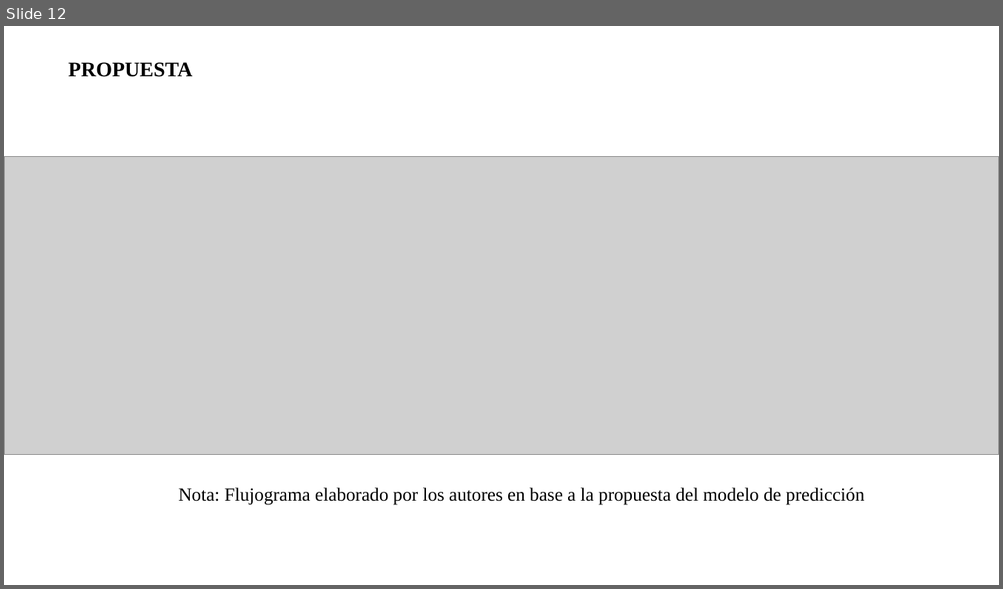
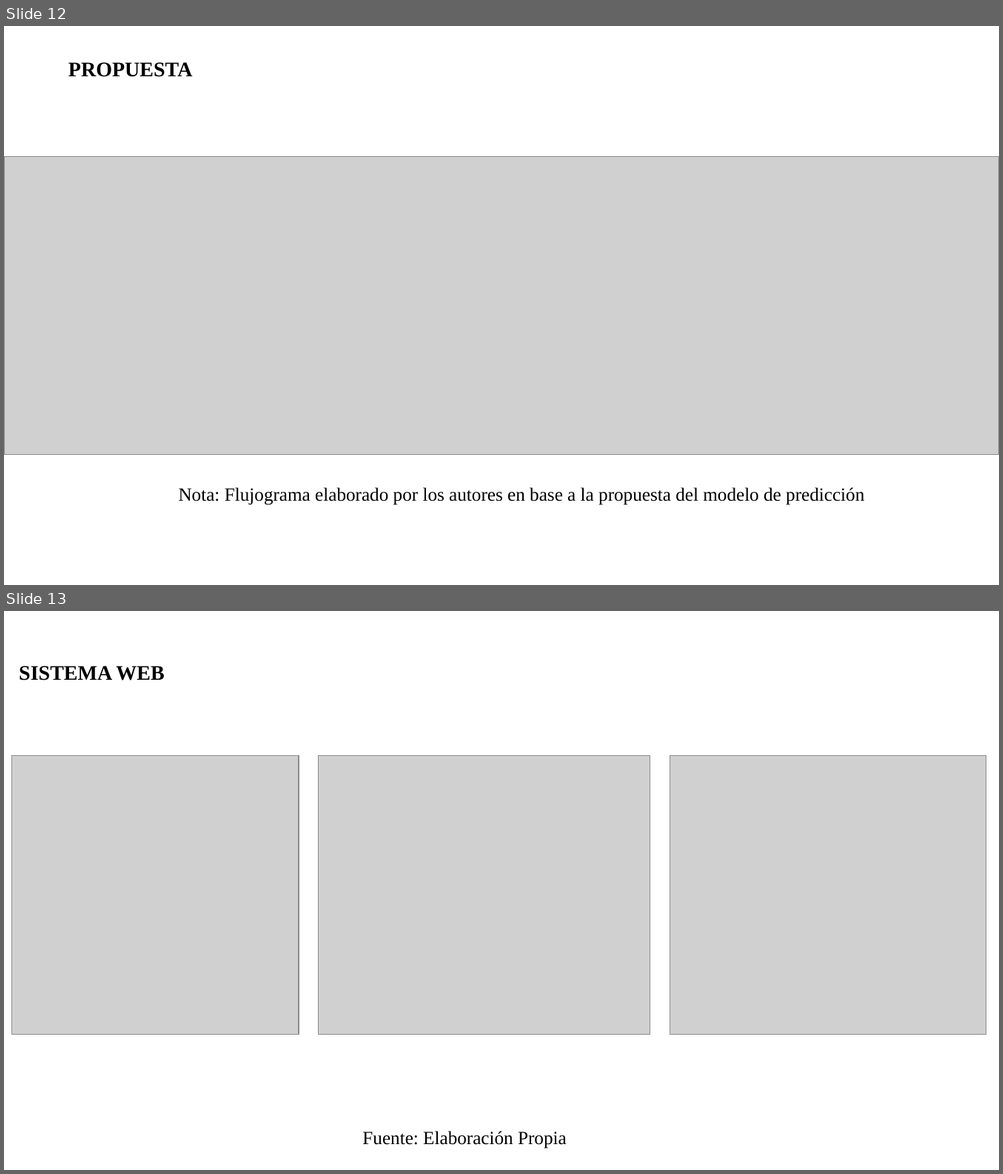
Before and after one commit to FSIce1/prediction_cancer_prostata, a slide deck: informe/Proyecto_Final_Santamaria_Siesquen_Final.pptx. Shown one above the other, each under a label of ours: slide 12 before the commit, slides 12 and 13 after it. The pictures are 1003x589 and 1003x1174 pixels, drawn with LibreOffice and Linux fonts; fonts in the diff are those of the drawing; grey boxes stand for pictures; background and template pictures are left out. Boxes give left, top, right and bottom in pixels: in the first picture for what was removed or moved away, otherwise in the second. Text is boxed around its words. In the diff, an @@ line names an element or a change of style, - is before the commit and + after.

Commit message:
sistema, conclusiones, recomendaciones

```diff
--- a/informe/Proyecto_Final_Santamaria_Siesquen_Final.pptx
+++ b/informe/Proyecto_Final_Santamaria_Siesquen_Final.pptx
@@ slide 13 added at (4, 611, 999, 1170), background #FFFFFF; not listed: 1 template element that a slide beside it also shows @@
@@ text added at (19, 666, 164, 681), 20 pt, text #000000, bold @@
+SISTEMA WEB
@@ picture added at (11, 756, 299, 1035) @@
@@ picture added at (318, 756, 649, 1035) @@
@@ picture added at (669, 756, 986, 1035) @@
@@ text added at (362, 1131, 566, 1149), 18 pt, text #000000 @@
+Fuente: Elaboración Propia
```
Also in this commit, not shown: 5 other slides added, 1 other file.
